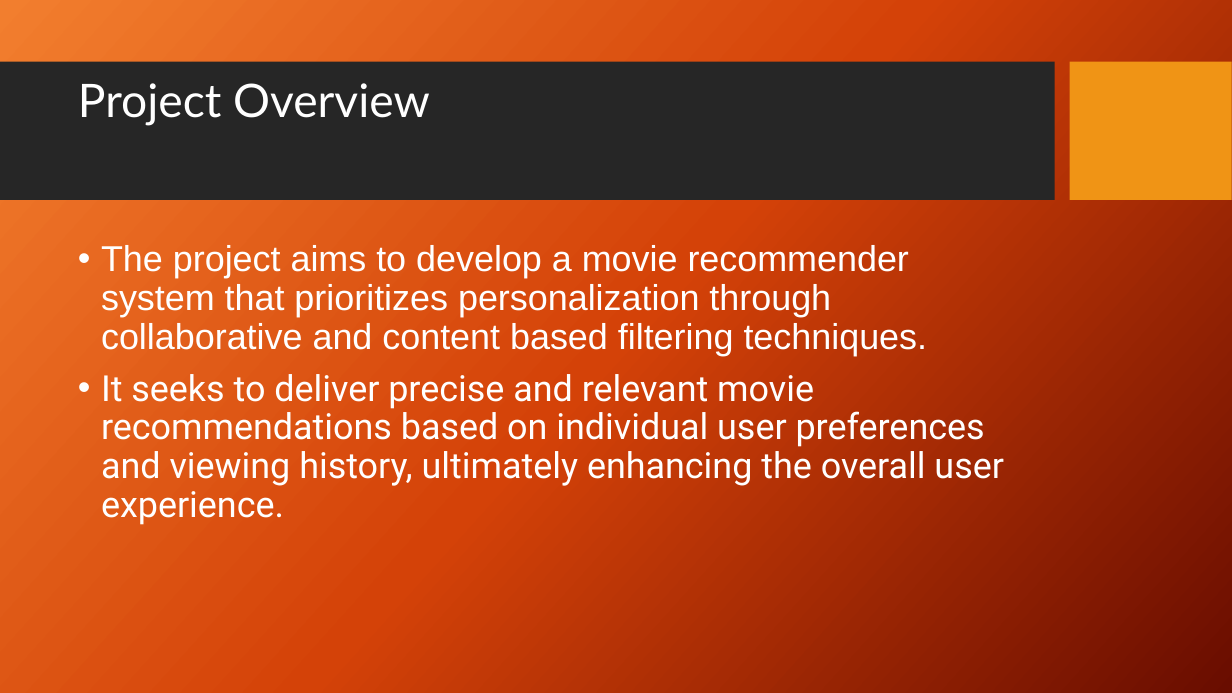
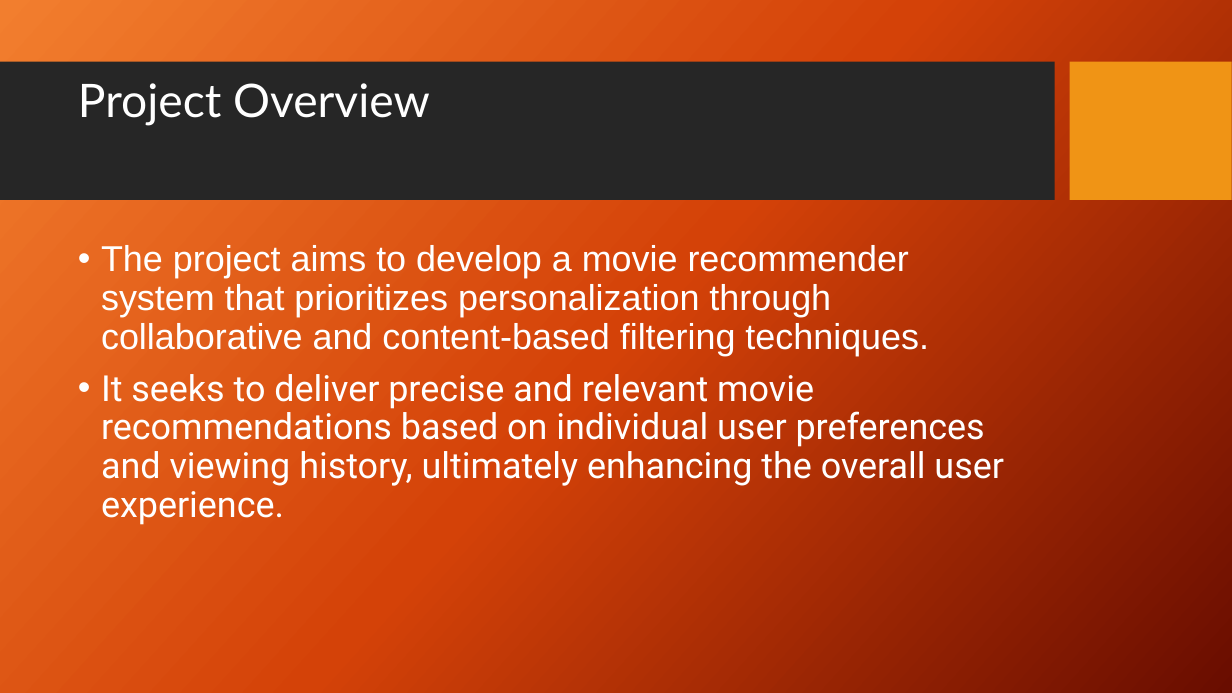
Before and after one commit to djdrjeff/Phase_4_Project, a slide deck: slide 3 of Presentation1.pptx. Drawn at 1232x693 pixels with LibreOffice and Linux fonts; fonts in the diff are those of the drawing; background and template pictures are left out. Boxes give left, top, right and bottom in pixels: in the first picture for what was removed or moved away, otherwise in the second. Text is boxed around its words. In the diff, an @@ line names an element or a change of style, - is before the commit and + after.

Commit message:
Added PDF Presentation

```diff
--- a/Presentation1.pptx
+++ b/Presentation1.pptx
@@ text at [101, 245, 929, 356]: text changed @@
-• The project aims to develop a movie recommender system that prioritizes personalization through collaborative and content based filtering techniques.
+• The project aims to develop a movie recommender system that prioritizes personalization through collaborative and content-based filtering techniques.
```
Also in this commit, not shown: 1 other slide changed, 1 other file.
